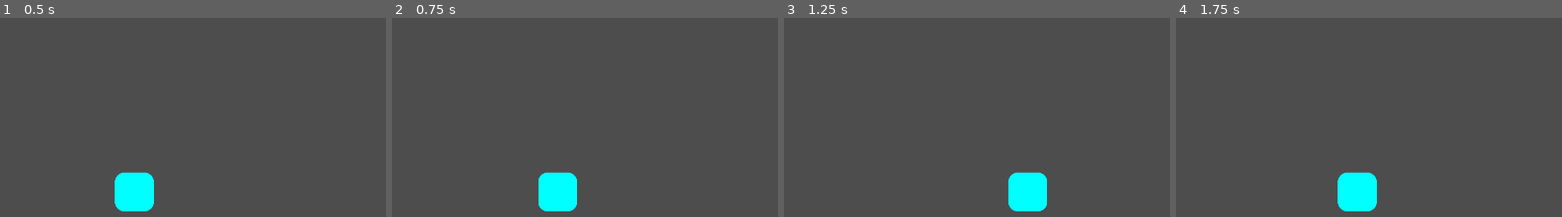
Above: before the commit, frames 1-4 (left to right).
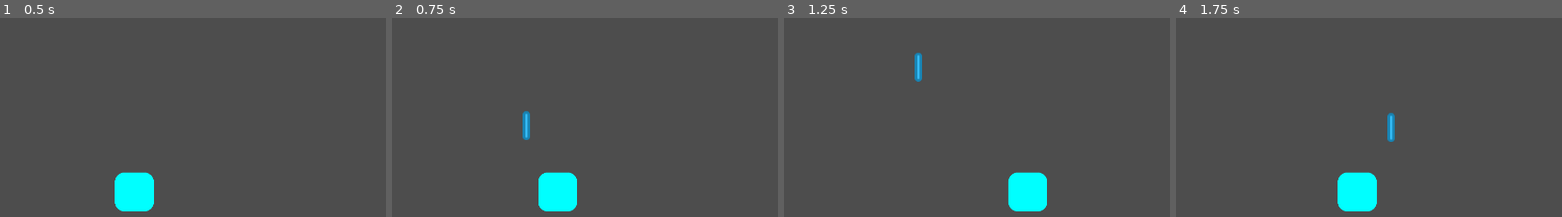
Above: after the commit, the same moments.

Repository: michael-j-coyne/space-defense
Game: Godot game, scene res://player.tscn
Two runs of this game, one before a commit and one after it. Both use one fixed random seed, a clock stepped at 60 frames per second and the inputs below. The project has no main scene, so this scene is started directly.
Inputs:
- Up to frame 1 (0.5 s): no input
- Up to frame 2 (0.75 s): tap Enter (ui_accept) at 0.5 s; hold Right (ui_right) from 0.53 s (still down)
- Up to frame 3 (1.25 s): keep holding Right (ui_right); tap Enter (ui_accept) at 0.77 s
- Up to frame 4 (1.75 s): release Right (ui_right) at 1.28 s; hold Left (ui_left) from 1.28 s (still down); tap Enter (ui_accept) at 1.52 s

Frame 1 is identical in both runs. In frame 2, 0.3% of the frame differs, in the area x 33-36%, y 46-62%; in frame 3, 0.3%; in frame 4, 0.3%, in the area x 54-57%, y 47-63%.

Commit message:
Add Weapon as child of Player

Diff:
--- a/player.tscn
+++ b/player.tscn
@@ -1,12 +1,16 @@
-[gd_scene load_steps=3 format=3 uid="uid://db8fg8nkj0sgq"]
+[gd_scene load_steps=4 format=3 uid="uid://db8fg8nkj0sgq"]
 
 [ext_resource type="Script" path="res://player.gd" id="1_7s44l"]
 [ext_resource type="Texture2D" uid="uid://c5h1yuqovn8gg" path="res://assets/player.png" id="2_7fiuj"]
+[ext_resource type="PackedScene" uid="uid://cpn6i7f8lsuxh" path="res://weapon.tscn" id="2_84uob"]
 
 [node name="Player" type="Area2D"]
 position = Vector2(947, 898)
 script = ExtResource("1_7s44l")
 metadata/_edit_group_ = true
+
+[node name="Weapon" parent="." instance=ExtResource("2_84uob")]
+position = Vector2(2.08165e-12, -50)
 
 [node name="CollisionPolygon2D" type="CollisionPolygon2D" parent="."]
 scale = Vector2(0.385, 0.385)
